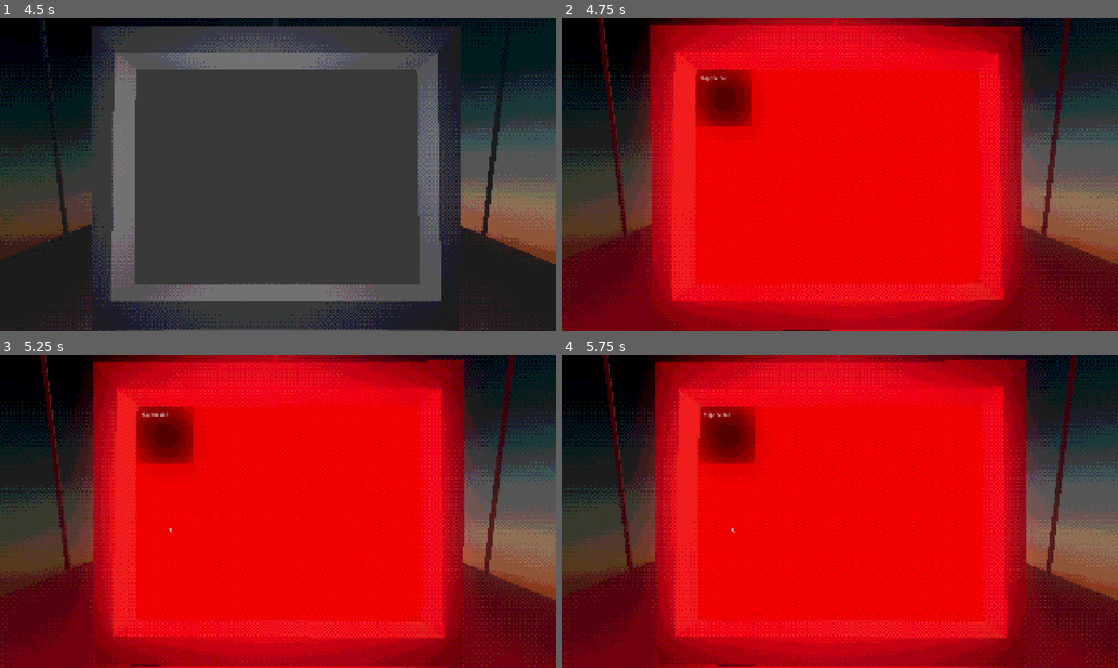
Above: before the commit, frames 1-4 (two rows, left to right).
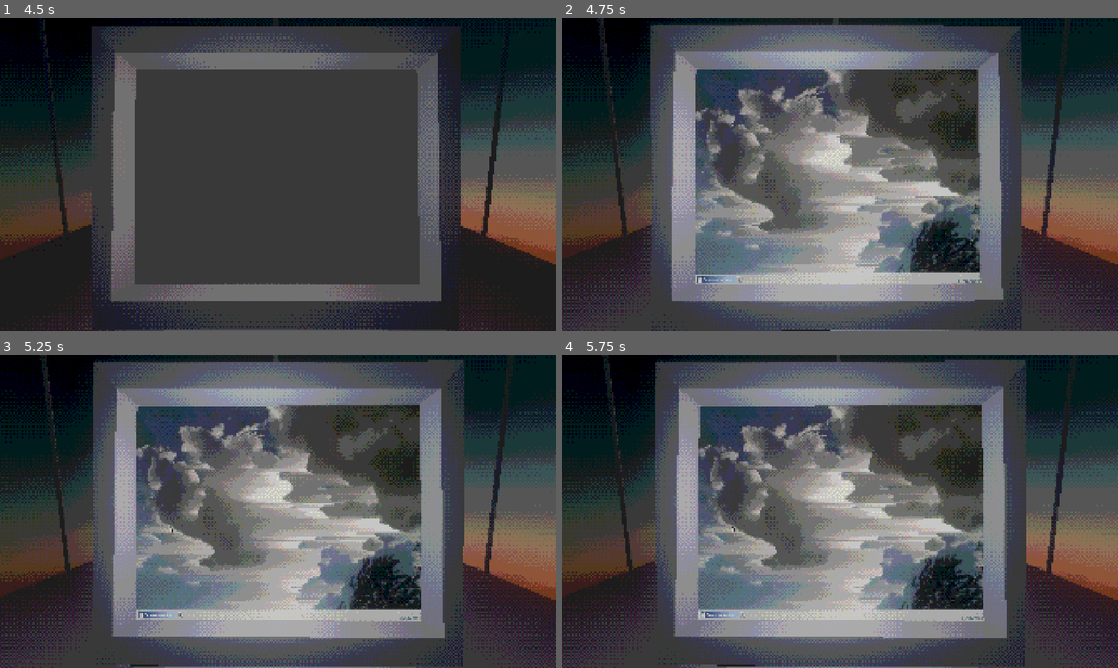
Above: after the commit, the same moments.

Repository: blurrlovesyou/a-3
Game: Godot game, scene res://scenes/mainscene.tscn
Two runs of this game, one before a commit and one after it. Both use one fixed random seed, a clock stepped at 60 frames per second and the inputs below. Video files are missing from this copy of the repository; at most half a second of black plays in their place.
Inputs (mouse positions are in pixels of both pictures, inside the frame that each line leads up to):
- Up to frame 1 (4.5 s): tap Enter (ui_accept) at 0.5, 0.77, 1.52, 3.02, 3.77 s; move the mouse to (272, 180) at 0.52 s; hold E (interact) 0.53-1.28 s; hold Up (ui_up) 0.53-2.78 s; move the mouse to (316, 177) at 1.27 s; tap Shift at 1.35, 2.85, 4.35 s; move the mouse to (233, 171) at 2.02 s; hold E (interact) 2.03-2.78 s; move the mouse to (283, 174) at 2.77 s; hold Left (ui_left) 2.78-3.53 s; tap E (interact) at 3.5 s; move the mouse to (255, 168) at 3.52 s; hold Up (ui_up) 3.53-4.28 s; hold E (interact) 3.53-4.28 s; move the mouse to (400, 158) at 4.27 s; hold Right (ui_right) from 4.28 s (still down)
- Up to frame 2 (4.75 s): keep holding Right (ui_right); tap Enter (ui_accept) at 4.52 s
- Up to frame 3 (5.25 s): move the mouse to (166, 527) at 5.02 s; release Right (ui_right) at 5.03 s; hold Up (ui_up) from 5.03 s (still down); hold E (interact) from 5.03 s (still down)
- Up to frame 4 (5.75 s): keep holding Up (ui_up); keep holding E (interact)

Frame 1 is identical in both runs. In frame 2, 88% of the frame differs, in the area x 0-100%, y 0-100%; in frame 3, 88%; in frame 4, 88%.

Commit message:
some ui stuff
- reusable resizable window frame scene
- wallpaper
- taskbar w/ date + time

Diff:
--- a/scenes/2dGame.tscn
+++ b/scenes/2dGame.tscn
@@ -2,6 +2,11 @@
 
 [ext_resource type="VideoStream" uid="uid://crkxrq8qlbcms" path="res://texture/entirespongebob episode.ogv" id="1_dbult"]
 [ext_resource type="Script" uid="uid://b0vw87w1ymaoc" path="res://scripts/desktop.gd" id="1_h4b4c"]
+[ext_resource type="Texture2D" uid="uid://71tv3biwj51a" path="res://texture/ui bullshit/wallpaper option 1.jpg" id="3_bs4gy"]
+[ext_resource type="Texture2D" uid="uid://btn105ic0u452" path="res://texture/ui bullshit/taskbar.png" id="4_mnua4"]
+[ext_resource type="Theme" uid="uid://cv4hjhdlp7pih" path="res://texture/ui bullshit/ui_theme.tres" id="5_eyx7u"]
+[ext_resource type="Script" uid="uid://bfgyiax4fhp7e" path="res://scripts/clock.gd" id="6_2owd1"]
+[ext_resource type="FontFile" uid="uid://djtn5txgb4ak4" path="res://texture/ui bullshit/fonts/PixeloidSans-Bold.otf" id="7_eyx7u"]
 
 [node name="Desktop" type="Control" unique_id=1109593309 node_paths=PackedStringArray("video_player", "stop_button")]
 custom_minimum_size = Vector2(1024, 768)
@@ -38,3 +43,55 @@
 offset_bottom = 61.0
 mouse_default_cursor_shape = 2
 text = "Stop the bob"
+
+[node name="Wallpaper" type="TextureRect" parent="." unique_id=1002888216]
+layout_mode = 0
+offset_right = 1024.0
+offset_bottom = 768.0
+texture = ExtResource("3_bs4gy")
+
+[node name="Taskbar" type="TextureRect" parent="." unique_id=1997732906]
+texture_filter = 1
+layout_mode = 1
+anchors_preset = 12
+anchor_top = 1.0
+anchor_right = 1.0
+anchor_bottom = 1.0
+offset_top = -768.0
+grow_horizontal = 2
+grow_vertical = 0
+texture = ExtResource("4_mnua4")
+stretch_mode = 2
+
+[node name="AppIcons" type="HBoxContainer" parent="Taskbar" unique_id=555161644]
+layout_mode = 0
+offset_left = 200.0
+offset_top = 735.0
+offset_right = 765.0
+offset_bottom = 760.0
+
+[node name="Clock" type="Label" parent="Taskbar" unique_id=1467876404]
+layout_mode = 0
+offset_left = 907.0
+offset_top = 731.0
+offset_right = 1017.0
+offset_bottom = 766.0
+theme = ExtResource("5_eyx7u")
+theme_override_colors/font_color = Color(0.2901961, 0.39607844, 0.48235294, 1)
+theme_override_fonts/font = ExtResource("7_eyx7u")
+theme_override_font_sizes/font_size = 10
+text = "12:00
+01/01/2034"
+horizontal_alignment = 2
+vertical_alignment = 1
+script = ExtResource("6_2owd1")
+
+[node name="Label" type="Label" parent="Taskbar" unique_id=1068473382]
+layout_mode = 0
+offset_left = 31.0
+offset_top = 741.0
+offset_right = 141.0
+offset_bottom = 754.0
+theme_override_fonts/font = ExtResource("7_eyx7u")
+theme_override_font_sizes/font_size = 10
+text = "Anonymous User"
--- /dev/null
+++ b/scenes/window.tscn
@@ -0,0 +1,74 @@
+[gd_scene format=3 uid="uid://okuadjei8go5"]
+
+[ext_resource type="Texture2D" uid="uid://ujcgmwygrym0" path="res://texture/ui bullshit/windows frame.png" id="1_oya5r"]
+[ext_resource type="Theme" uid="uid://cv4hjhdlp7pih" path="res://texture/ui bullshit/ui_theme.tres" id="1_to7fh"]
+[ext_resource type="FontFile" uid="uid://djtn5txgb4ak4" path="res://texture/ui bullshit/fonts/PixeloidSans-Bold.otf" id="3_qvkcj"]
+
+[node name="Window" type="Control" unique_id=1035633741]
+layout_mode = 3
+anchors_preset = 0
+offset_right = 737.0
+offset_bottom = 614.0
+theme = ExtResource("1_to7fh")
+
+[node name="Frame" type="NinePatchRect" parent="." unique_id=15562598]
+texture_filter = 1
+layout_mode = 1
+anchors_preset = 15
+anchor_right = 1.0
+anchor_bottom = 1.0
+grow_horizontal = 2
+grow_vertical = 2
+texture = ExtResource("1_oya5r")
+draw_center = false
+region_rect = Rect2(0, 0, 544, 464)
+patch_margin_left = 17
+patch_margin_top = 47
+patch_margin_right = 16
+patch_margin_bottom = 41
+
+[node name="Margin" type="MarginContainer" parent="Frame" unique_id=890290470]
+layout_mode = 1
+anchors_preset = 15
+anchor_right = 1.0
+anchor_bottom = 1.0
+grow_horizontal = 2
+grow_vertical = 2
+theme_override_constants/margin_left = 17
+theme_override_constants/margin_top = 47
+theme_override_constants/margin_right = 16
+theme_override_constants/margin_bottom = 41
+
+[node name="Content" type="Control" parent="Frame/Margin" unique_id=29662430]
+layout_mode = 2
+
+[node name="TitleBar" type="HBoxContainer" parent="Frame" unique_id=1727394979]
+layout_mode = 1
+anchors_preset = 10
+anchor_right = 1.0
+offset_left = 8.0
+offset_top = 5.0
+offset_right = -7.0
+offset_bottom = 29.0
+grow_horizontal = 2
+offset_transform_enabled = true
+theme_override_constants/separation = 4
+
+[node name="Icon" type="TextureRect" parent="Frame/TitleBar" unique_id=901034691]
+custom_minimum_size = Vector2(22, 22)
+layout_mode = 2
+size_flags_vertical = 4
+stretch_mode = 5
+
+[node name="Title" type="Label" parent="Frame/TitleBar" unique_id=1102106199]
+layout_mode = 2
+size_flags_horizontal = 3
+theme_override_fonts/font = ExtResource("3_qvkcj")
+text = "Terminal "
+vertical_alignment = 1
+
+[node name="MinButton" type="TextureButton" parent="Frame/TitleBar" unique_id=1329706495]
+layout_mode = 2
+
+[node name="CloseButton" type="TextureButton" parent="Frame/TitleBar" unique_id=229075913]
+layout_mode = 2
--- /dev/null
+++ b/scripts/clock.gd
@@ -0,0 +1,15 @@
+extends Label
+
+const FAKE_YEAR := 2034
+
+func _ready() -> void:
+	var timer := Timer.new()
+	timer.wait_time = 1.0
+	timer.autostart = true
+	timer.timeout.connect(_update)
+	add_child(timer)
+	_update()
+
+func _update() -> void:
+	var t := Time.get_datetime_dict_from_system()
+	text = "%02d:%02d\n%02d/%02d/%d" % [t.hour, t.minute, t.day, t.month, FAKE_YEAR]
--- /dev/null
+++ b/texture/ui bullshit/ui_theme.tres
@@ -0,0 +1,6 @@
+[gd_resource type="Theme" format=3 uid="uid://cv4hjhdlp7pih"]
+
+[ext_resource type="FontFile" uid="uid://c6031vc4g1acq" path="res://texture/ui bullshit/fonts/PixeloidSans.otf" id="1_auqal"]
+
+[resource]
+default_font = ExtResource("1_auqal")
Not shown, added: scripts/clock.gd.uid
Binary file added: texture/ui bullshit/fonts/PixeloidMono.otf
Not shown, added: texture/ui bullshit/fonts/PixeloidMono.otf.import
Binary file added: texture/ui bullshit/fonts/PixeloidSans-Bold.otf
Not shown, added: texture/ui bullshit/fonts/PixeloidSans-Bold.otf.import
Binary file added: texture/ui bullshit/fonts/PixeloidSans.otf
Not shown, added: texture/ui bullshit/fonts/PixeloidSans.otf.import
Binary file added: texture/ui bullshit/taskbar.png
Not shown, added: texture/ui bullshit/taskbar.png.import
Binary file added: texture/ui bullshit/wallpaper option 1.jpg
Not shown, added: texture/ui bullshit/wallpaper option 1.jpg.import
Binary file added: texture/ui bullshit/windows frame.png
(and 1 more such lines)
